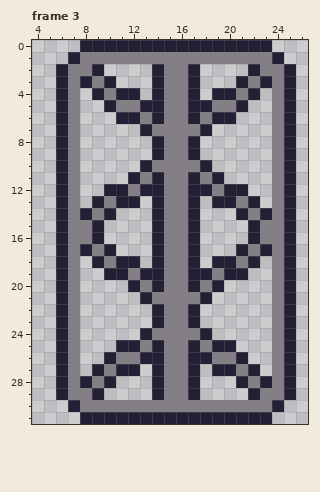
Pixel-art file, stored at assets/proj/ship_parts_s.aseprite. This is how it looked before the edit.
32x32 pixels, 4 frames. Shown: frame 3: x 4..26, y 0..31. The commit also changed other frames, which this record leaves out.
After the commit:
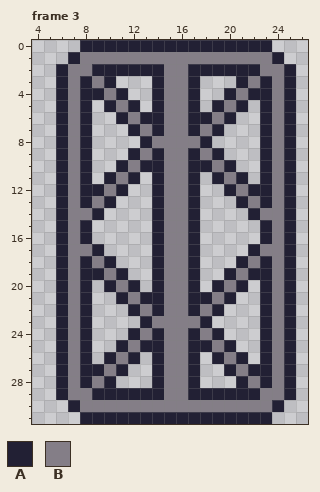
Palette (. is transparent): A #222034  B #847e87
The exact change:
Frame 3, layer "main":
y 2: x 10..13 .... -> AAAA; x 18..21 .... -> AAAA
y 4: x 8 . -> A; x 12 A -> .; x 19 A -> .; x 23 . -> A
y 5: x 8 . -> A; x 12..13 BA -> A.; x 18..19 AB -> .A; x 23 . -> A
y 6: x 8 . -> A; x 12..13 AB -> BA; x 18..19 BA -> AB; x 23 . -> A
y 7: x 8 . -> A; x 12..14 .AB -> ABA; x 17..19 BA. -> ABA; x 23 . -> A
y 8: x 8 . -> A; x 13..14 .A -> AB; x 17..18 A. -> BA; x 23 . -> A
y 9: x 8 . -> A; x 12..13 .. -> AB; x 18..19 .. -> BA; x 23 . -> A
y 10: x 8 . -> A; x 11..12 .. -> AB; x 14 B -> A; x 17 B -> A; x 19..20 .. -> BA; x 23 . -> A
y 11: x 8 . -> A; x 10..11 .. -> AB; x 13 B -> .; x 18 B -> .; x 20..21 .. -> BA; x 23 . -> A
y 12: x 8..10 ..A -> AAB; x 12..13 BA -> ..; x 18..19 AB -> ..; x 21..23 A.. -> BAA
y 13: x 8..12 .ABAA -> ABA..; x 19..23 AABA. -> ..ABA
y 14: x 8..10 ABA -> BA.; x 21..23 ABA -> .AB
y 15..16: x 8..9 BA -> A.; x 22..23 AB -> .A
y 17: x 8..10 ABA -> BA.; x 21..23 ABA -> .AB
y 18: x 8..12 .ABAA -> ABA..; x 19..23 AABA. -> ..ABA
y 19: x 8..10 ..A -> AAB; x 12..13 BA -> ..; x 18..19 AB -> ..; x 21..23 A.. -> BAA
y 20: x 8 . -> A; x 10..11 .. -> AB; x 13 B -> .; x 18 B -> .; x 20..21 .. -> BA; x 23 . -> A
y 21: x 8 . -> A; x 11..12 .. -> AB; x 14 B -> A; x 17 B -> A; x 19..20 .. -> BA; x 23 . -> A
y 22: x 8 . -> A; x 12..13 .. -> AB; x 18..19 .. -> BA; x 23 . -> A
y 23: x 8 . -> A; x 13..14 .A -> AB; x 17..18 A. -> BA; x 23 . -> A
y 24: x 8 . -> A; x 12..14 .AB -> ABA; x 17..19 BA. -> ABA; x 23 . -> A
y 25: x 8 . -> A; x 12..13 AB -> BA; x 18..19 BA -> AB; x 23 . -> A
y 26: x 8 . -> A; x 12..13 BA -> A.; x 18..19 AB -> .A; x 23 . -> A
y 27: x 8 . -> A; x 12 A -> .; x 19 A -> .; x 23 . -> A
y 29: x 10..13 .... -> AAAA; x 18..21 .... -> AAAA
